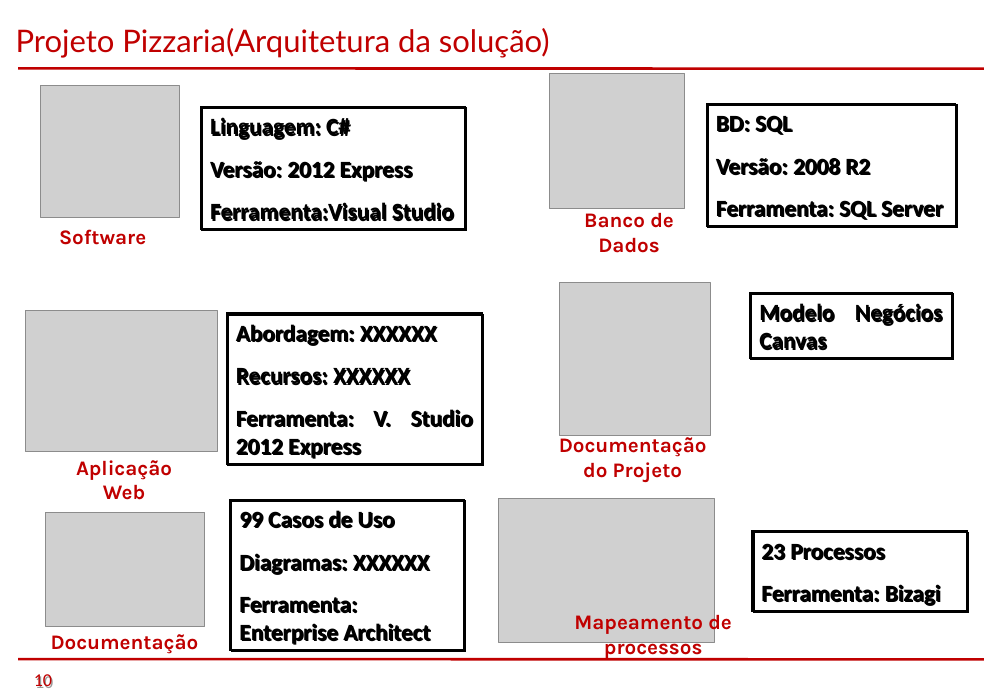
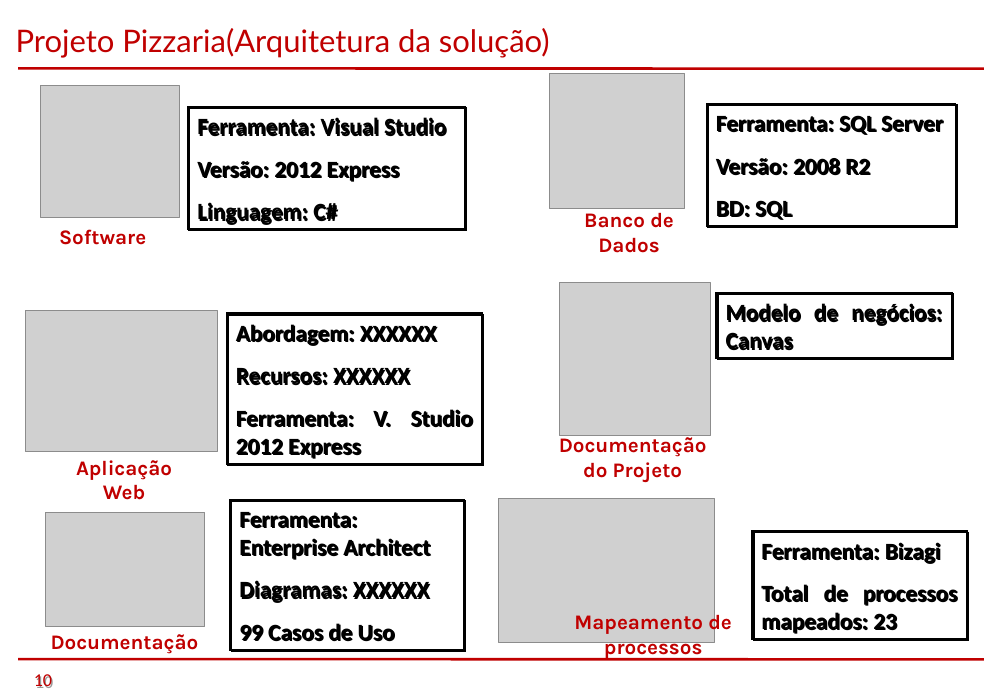
Before and after one commit to Peridian/tcmpizzaria, a slide deck: slide 10 of trunk/TCM - Pizzaria - Semestre 1 - 2014/PTCC/Apresentação/Pizzaria.ppt. Drawn at 1008x698 pixels with LibreOffice and Linux fonts; fonts in the diff are those of the drawing; grey boxes stand for pictures; background and template pictures are left out. Boxes give left, top, right and bottom in pixels: in the first picture for what was removed or moved away, otherwise in the second. Text is boxed around its words. In the diff, an @@ line names an element or a change of style, - is before the commit and + after.

```diff
--- a/trunk/TCM - Pizzaria - Semestre 1 - 2014/PTCC/Apresentação/Pizzaria.ppt
+++ b/trunk/TCM - Pizzaria - Semestre 1 - 2014/PTCC/Apresentação/Pizzaria.ppt
@@ rectangle "Ferramenta: Visual Studio": place and size @@
-rectangle "Ferramenta: Visual Studio" at box(201, 107, 465, 230)
+rectangle "Ferramenta: Visual Studio" at box(188, 107, 465, 230)
@@ text in rectangle at box(197, 117, 446, 182): paragraphs added @@
+Ferramenta: Visual Studio
+Versão: 2012 Express
@@ text in rectangle at box(716, 115, 943, 175): paragraphs added @@
+Ferramenta: SQL Server
+Versão: 2008 R2
@@ text in rectangle at box(210, 161, 454, 221): paragraphs removed @@
-Versão: 2012 Express
-Ferramenta:Visual Studio
@@ text in rectangle at box(716, 158, 943, 220): paragraphs removed @@
-Versão: 2008 R2
-Ferramenta: SQL Server
@@ rectangle "Modelo de negócios: Canvas": place and size @@
-rectangle "Modelo de negócios: Canvas" at box(749, 293, 951, 358)
+rectangle "Modelo de negócios: Canvas" at box(716, 293, 951, 358)
@@ text in rectangle at box(726, 303, 942, 350): text changed @@
-Modelo Negócios Canvas
+Modelo de negócios: Canvas
@@ text in rectangle at box(239, 512, 430, 603): paragraphs added @@
+Ferramenta: Enterprise Architect
+Diagramas: XXXXXX
@@ rectangle "Ferramenta: Bizagi": place and size @@
-rectangle "Ferramenta: Bizagi" at box(752, 531, 967, 611)
+rectangle "Ferramenta: Bizagi" at box(752, 531, 967, 639)
@@ text in rectangle at box(239, 553, 430, 645): paragraphs removed @@
-Diagramas: XXXXXX
-Ferramenta: Enterprise Architect
@@ text in rectangle at box(761, 543, 885, 560): paragraph removed @@
-23 Processos
@@ text in rectangle at box(761, 584, 958, 634): paragraph added @@
+Total de processos mapeados: 23
```
Also in this commit, not shown: 4 other slides changed, 16 other files.
